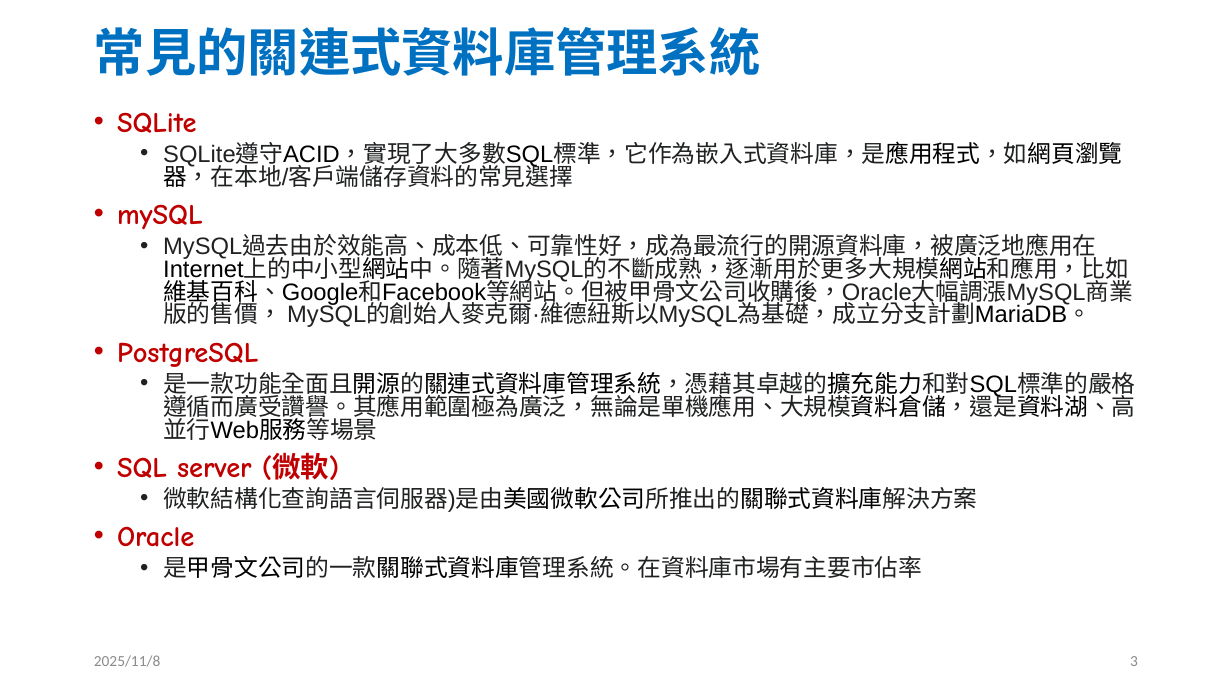
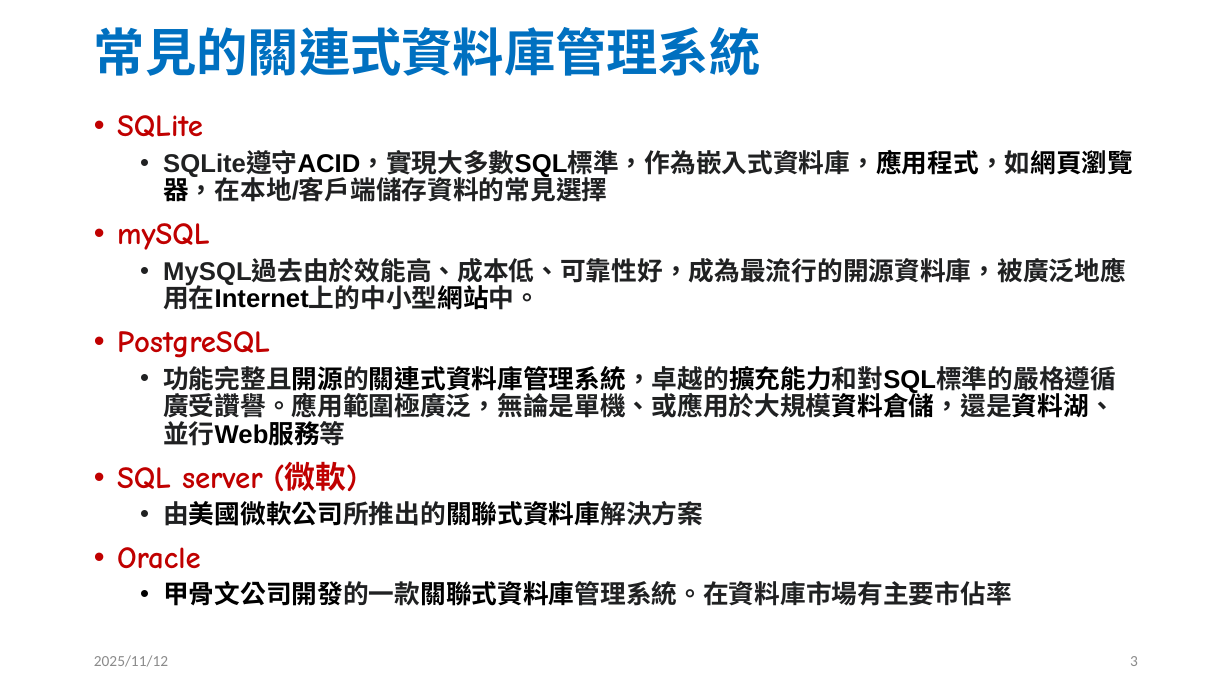
Before and after one commit to jc7qx/2025DB, a slide deck: slide 3 of slides/w10SQL1.pptx. Drawn at 1232x693 pixels with LibreOffice and Linux fonts; fonts in the diff are those of the drawing. Boxes give left, top, right and bottom in pixels: in the first picture for what was removed or moved away, otherwise in the second. Text is boxed around its words. In the diff, an @@ line names an element or a change of style, - is before the commit and + after.

```diff
--- a/slides/w10SQL1.pptx
+++ b/slides/w10SQL1.pptx
@@ text at [117, 115, 358, 569]: size 22.2 to 24 pt in "SQLite", "mySQL", "PostgreSQL", "SQL server (微軟)" and 1 more places; line spacing 0.8 to 0.9 @@
@@ text at [163, 151, 1133, 202]: text changed; size 18.5 to 20 pt; bold on @@
-  • SQLite遵守ACID，實現了大多數SQL標準，它作為嵌入式資料庫，是應用程式，如網頁瀏覽器，在本地/客戶端儲存資料的常見選擇
+  • SQLite遵守ACID，實現大多數SQL標準，作為嵌入式資料庫，應用程式，如網頁瀏覽器，在本地/客戶端儲存資料的常見選擇
@@ text at [163, 259, 1126, 310]: text changed; size 18.5 to 20 pt; bold on @@
-  • MySQL過去由於效能高、成本低、可靠性好，成為最流行的開源資料庫，被廣泛地應用在Internet上的中小型網站中。隨著MySQL的不斷成熟，逐漸用於更多大規模網站和應用，比如維基百科、Google和Facebook等網站。但被甲骨文公司收購後，Oracle大幅調漲MySQL商業版的售價， MySQL的創始人麥克爾·維德紐斯以MySQL為基礎，成立分支計劃MariaDB。
+  • MySQL過去由於效能高、成本低、可靠性好，成為最流行的開源資料庫，被廣泛地應用在Internet上的中小型網站中。
@@ text at [163, 366, 1116, 446]: text changed; size 18.5 to 20 pt; bold on @@
-  • 是一款功能全面且開源的關連式資料庫管理系統，憑藉其卓越的擴充能力和對SQL標準的嚴格遵循而廣受讚譽。其應用範圍極為廣泛，無論是單機應用、大規模資料倉儲，還是資料湖、高並行Web服務等場景
+  • 功能完整且開源的關連式資料庫管理系統，卓越的擴充能力和對SQL標準的嚴格遵循廣受讚譽。應用範圍極廣泛，無論是單機、或應用於大規模資料倉儲，還是資料湖、並行Web服務等
@@ text at [163, 501, 703, 526]: text changed; size 18.5 to 20 pt; text colour #202122 to #000000; bold on @@
-  • 微軟結構化查詢語言伺服器)是由美國微軟公司所推出的關聯式資料庫解決方案
+  • 由美國微軟公司所推出的關聯式資料庫解決方案
@@ text at [163, 581, 1012, 606]: text changed; size 18.5 to 20 pt; bold on @@
-  • 是甲骨文公司的一款關聯式資料庫管理系統。在資料庫市場有主要市佔率
+  • 甲骨文公司開發的一款關聯式資料庫管理系統。在資料庫市場有主要市佔率
@@ text at [94, 655, 168, 667]: text changed @@
-2025/11/8
+2025/11/12
```
Also in this commit, not shown: 53 other slides changed, 3 slides added, 1 slide removed, 8 other files.
